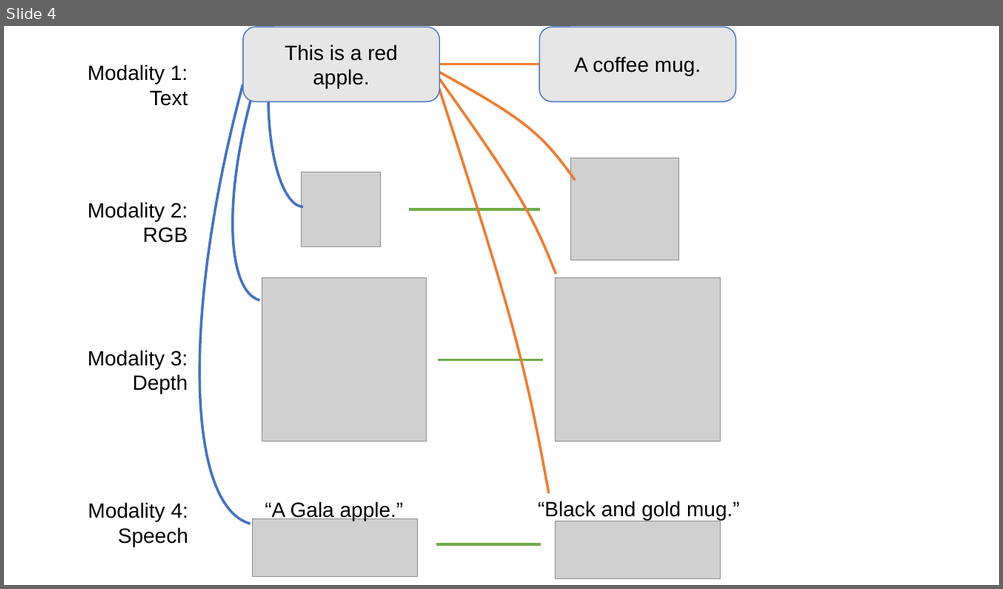
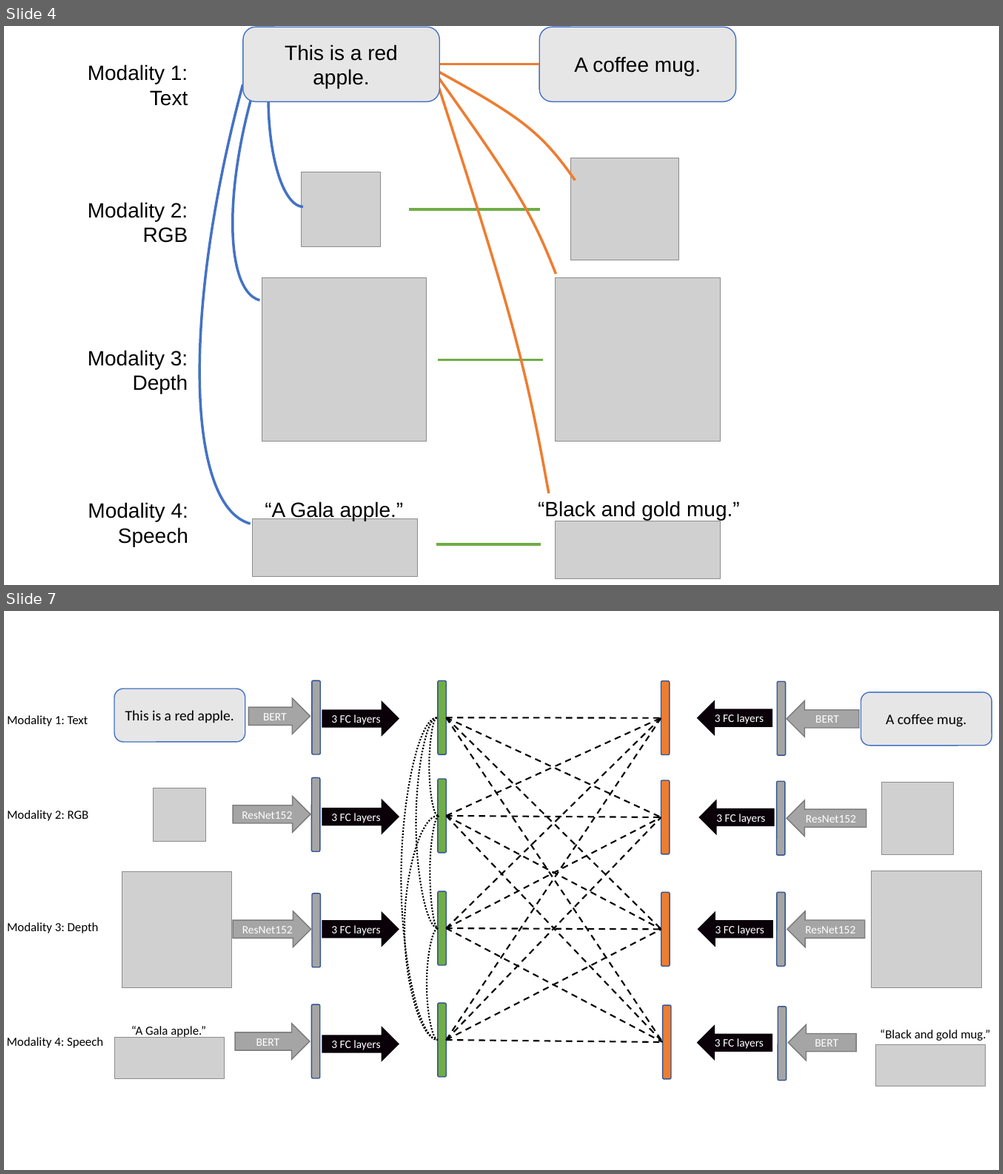
Before and after one commit to kasraprime/EMMA, a slide deck: Paper/Figures/MMA-paper.pptx. Shown one above the other, each under a label of ours: slide 4 before the commit, slides 4 and 7 after it; the slides between them are not shown. The pictures are 1003x589 and 1003x1174 pixels, drawn with LibreOffice and Linux fonts; fonts in the diff are those of the drawing; grey boxes stand for pictures. Boxes give left, top, right and bottom in pixels: in the first picture for what was removed or moved away, otherwise in the second. Text is boxed around its words. In the diff, an @@ line names an element or a change of style, - is before the commit and + after.

```diff
--- a/Paper/Figures/MMA-paper.pptx
+++ b/Paper/Figures/MMA-paper.pptx
@@ slide 7 added at [4, 611, 999, 1170], background #FFFFFF @@
@@ group added at [7, 681, 991, 1086]: 18 rounded rectangles, 16 right arrows, 6 texts, 6 pictures, 4 lines, 3 curved lines @@
+Modality 1: Text
+Modality 3: Depth
+Modality 2: RGB
+A coffee mug.
+“A Gala apple.”
+“Black and gold mug.”
+Modality 4: Speech
+This is a red apple.
+BERT
+BERT
+ResNet152
+ResNet152
+BERT
+BERT
+ResNet152
+ResNet152
+3 FC layers
+3 FC layers
+3 FC layers
+3 FC layers
+3 FC layers
+3 FC layers
+3 FC layers
+3 FC layers
@@ line added from (447, 816) to (660, 718), #000000 1.5 pt dashed @@
@@ line added from (447, 929) to (660, 718), #000000 1.5 pt dashed @@
@@ line added from (447, 1040) to (660, 718), #000000 1.5 pt dashed @@
@@ curved line added from (438, 816) to (438, 1040), #000000 1.5 pt dashed @@
@@ curved line added from (439, 816) to (438, 929), #000000 1.5 pt dashed @@
@@ line added from (447, 816) to (660, 817), #000000 1.5 pt dashed @@
@@ line added from (447, 816) to (661, 930), #000000 1.5 pt dashed @@
@@ line added from (447, 816) to (663, 1042), #000000 1.5 pt dashed @@
@@ line added from (447, 929) to (660, 817), #000000 1.5 pt dashed @@
@@ line added from (447, 1040) to (660, 817), #000000 1.5 pt dashed @@
@@ curved line added from (438, 929) to (438, 1040), #000000 1.5 pt dashed @@
@@ line added from (447, 929) to (661, 930), #000000 1.5 pt dashed @@
@@ line added from (447, 929) to (663, 1042), #000000 1.5 pt dashed @@
@@ line added from (447, 1040) to (661, 930), #000000 1.5 pt dashed @@
@@ line added from (447, 1040) to (663, 1042), #000000 1.5 pt dashed @@
```
Also in this commit, not shown: 3 other slides added, 26 other files.
